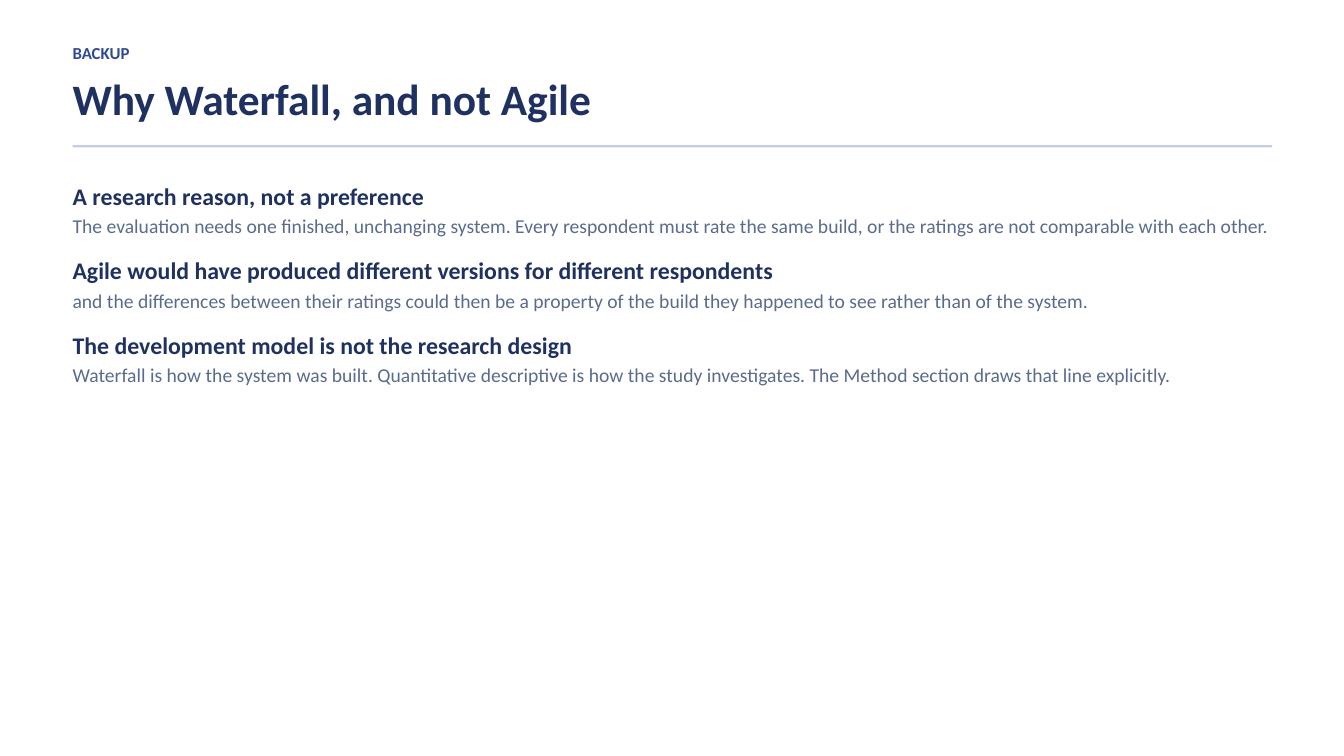
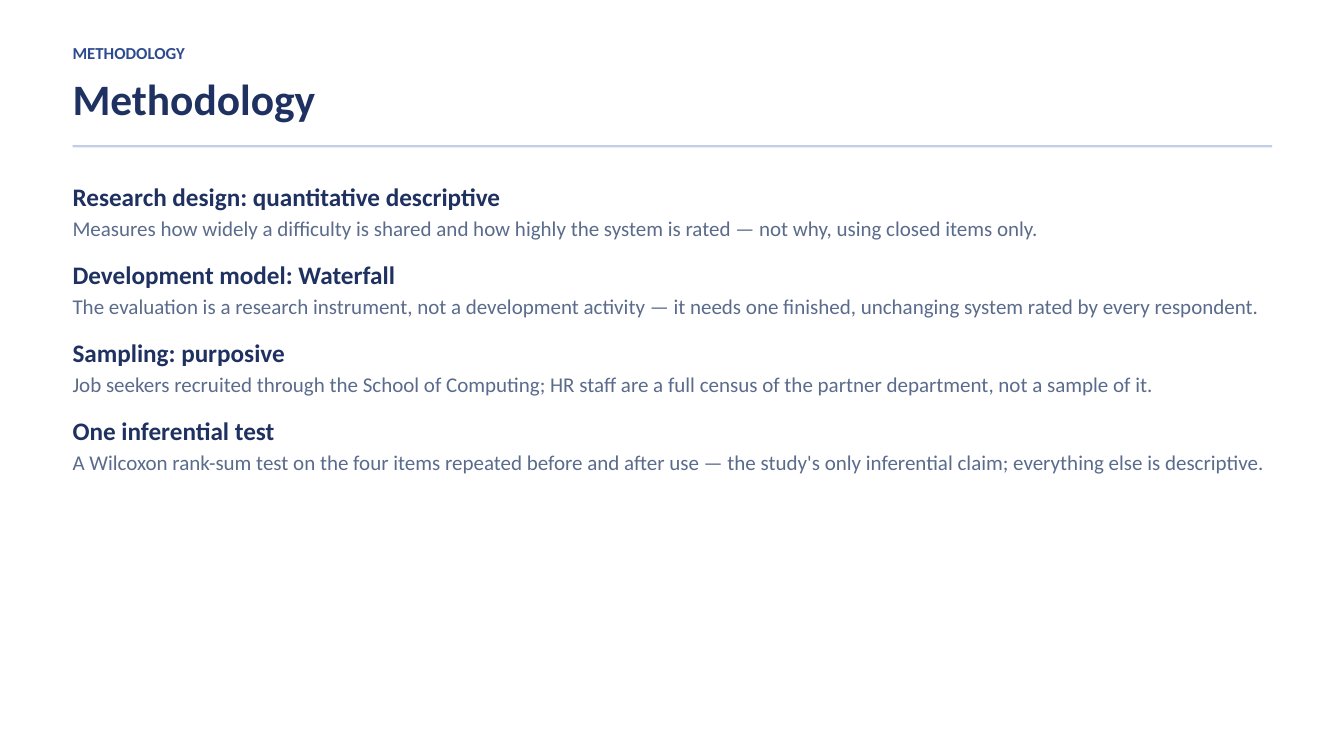
Before and after one commit to Talenss/CapstoneWebsite, a slide deck: slide 10 of 05_Website_Angular/docs/Linaw-PH-Defence-Presentation.pptx (slide 18 before the commit). Drawn at 1344x756 pixels with LibreOffice and Linux fonts; fonts in the diff are those of the drawing. Boxes give left, top, right and bottom in pixels: in the first picture for what was removed or moved away, otherwise in the second. Text is boxed around its words. In the diff, an @@ line names an element or a change of style, - is before the commit and + after.

```diff
--- a/05_Website_Angular/docs/Linaw-PH-Defence-Presentation.pptx
+++ b/05_Website_Angular/docs/Linaw-PH-Defence-Presentation.pptx
@@ text at (73, 48, 185, 59): text changed @@
-BACKUP
+METHODOLOGY
@@ text at (73, 84, 316, 123): text changed @@
-Why Waterfall, and not Agile
+Methodology
@@ text at (73, 188, 1263, 474): text changed; size 14 to 15 pt @@
-A research reason, not a preference
-The evaluation needs one finished, unchanging system. Every respondent must rate the same build, or the ratings are not comparable with each other.
-Agile would have produced different versions for different respondents
-and the differences between their ratings could then be a property of the build they happened to see rather than of the system.
-The development model is not the research design
-Waterfall is how the system was built. Quantitative descriptive is how the study investigates. The Method section draws that line explicitly.
+Research design: quantitative descriptive
+Measures how widely a difficulty is shared and how highly the system is rated — not why, using closed items only.
+Development model: Waterfall
+The evaluation is a research instrument, not a development activity — it needs one finished, unchanging system rated by every respondent.
+Sampling: purposive
+Job seekers recruited through the School of Computing; HR staff are a full census of the partner department, not a sample of it.
+One inferential test
+A Wilcoxon rank-sum test on the four items repeated before and after use — the study's only inferential claim; everything else is descriptive.
```
Also in this commit, not shown: 3 other slides changed, 19 slides added, 18 slides removed, 1 other file.
